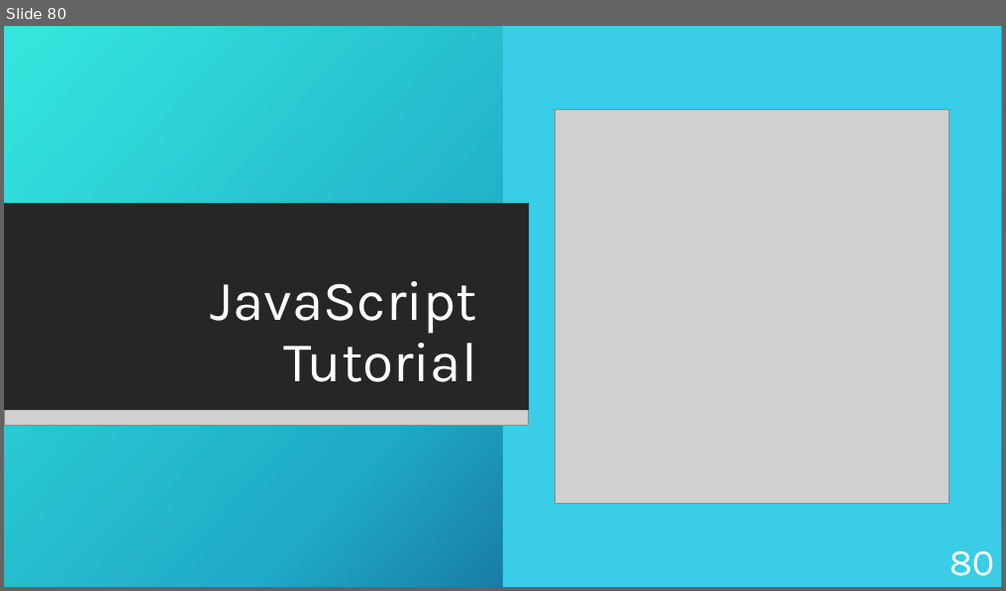
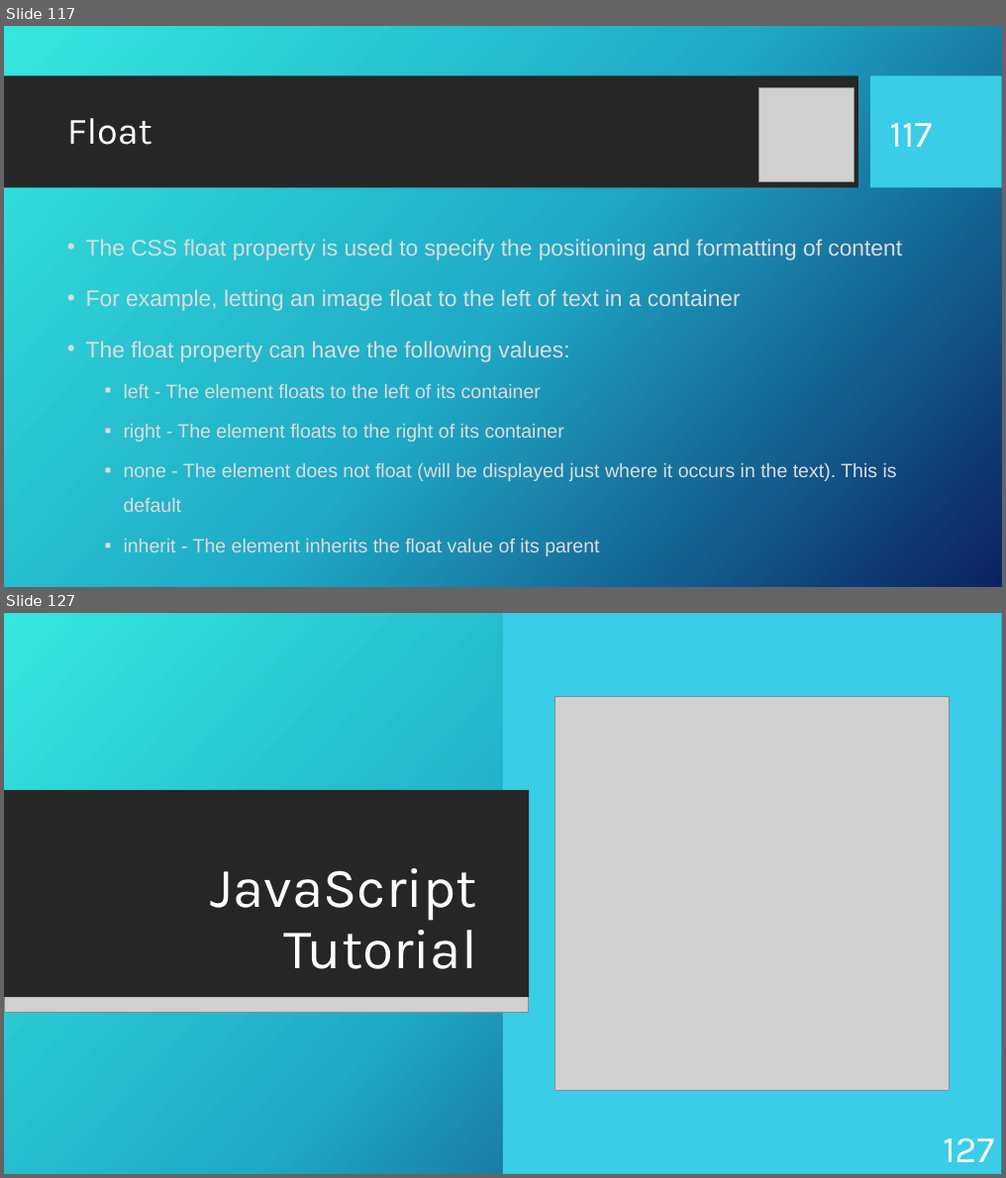
Before and after one commit to KurtAbraham/CS451, a slide deck: CS 451-KAbraham-Internet Technologies Tutorials.pptx. Shown one above the other, each under a label of ours: slide 80 before the commit, slides 117 and 127 after it; the slides between them are not shown. The pictures are 1006x591 and 1006x1178 pixels, drawn with LibreOffice and Linux fonts; fonts in the diff are those of the drawing; grey boxes stand for pictures; background and template pictures are left out. Boxes give left, top, right and bottom in pixels: in the first picture for what was removed or moved away, otherwise in the second. Text is boxed around its words. In the diff, an @@ line names an element or a change of style, - is before the commit and + after.

```diff
--- a/CS 451-KAbraham-Internet Technologies Tutorials.pptx
+++ b/CS 451-KAbraham-Internet Technologies Tutorials.pptx
@@ slide 117 added at (4,26,1002,587), background picture (left out) @@
@@ rectangle added at (4,76,858,188), fill #262626 @@
@@ rectangle added at (871,76,1002,188), fill #39CDE7 @@
@@ picture added at (759,87,853,181) @@
@@ title added at (67,118,152,145), 36 pt, text #FFFFFF @@
+Float
@@ page number added at (890,123,933,147), 36 pt, text #FFFFFF @@
+117
@@ text added at (86,239,902,557), 18.6 pt, text #DCDCDC @@
+• The CSS float property is used to specify the positioning and formatting of content
+• For example, letting an image float to the left of text in a container
+• The float property can have the following values:
+  ▪ left - The element floats to the left of its container
+  ▪ right - The element floats to the right of its container
+  ▪ none - The element does not float (will be displayed just where it occurs in the text). This is default
+  ▪ inherit - The element inherits the float value of its parent
@@ what was slide 80 is now slide 127 @@
@@ page number at (943,1139,994,1162): text changed @@
-80
+127
```
Also in this commit, not shown: 1 slide changed, 46 other slides added, 1 other file.
